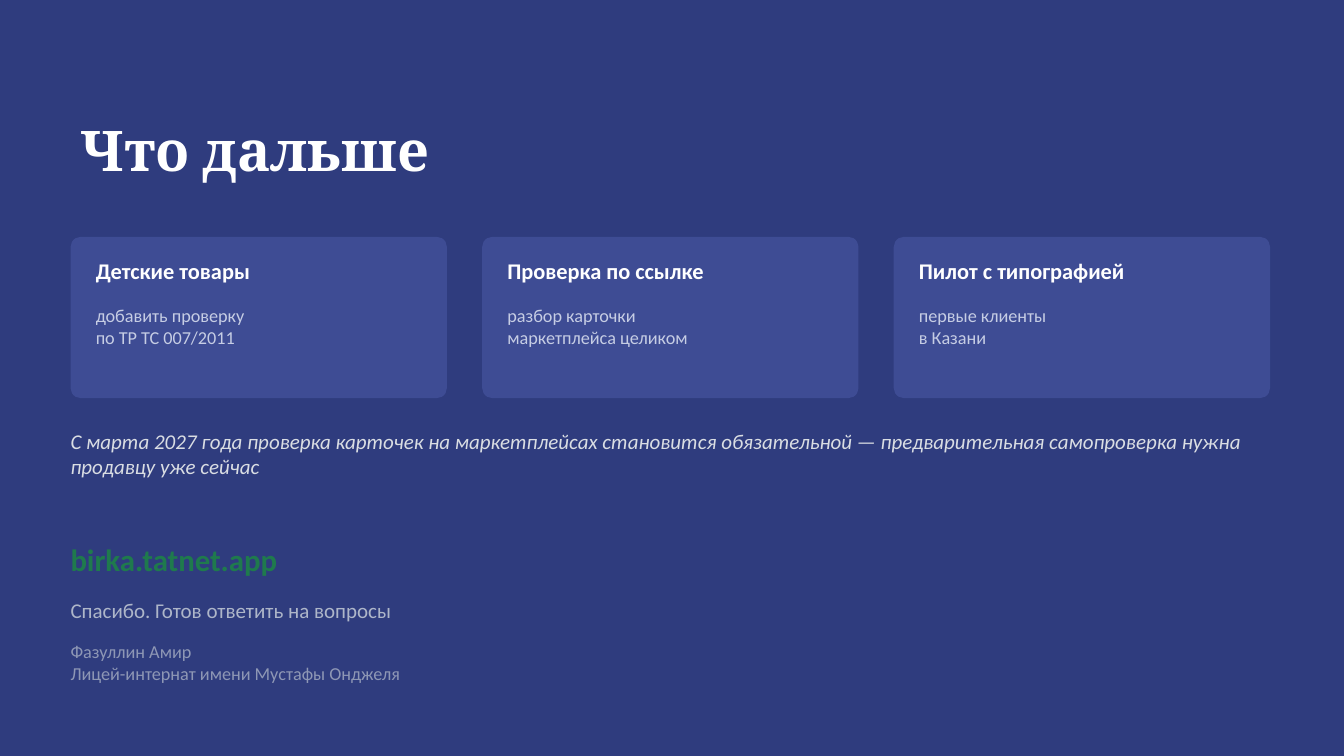
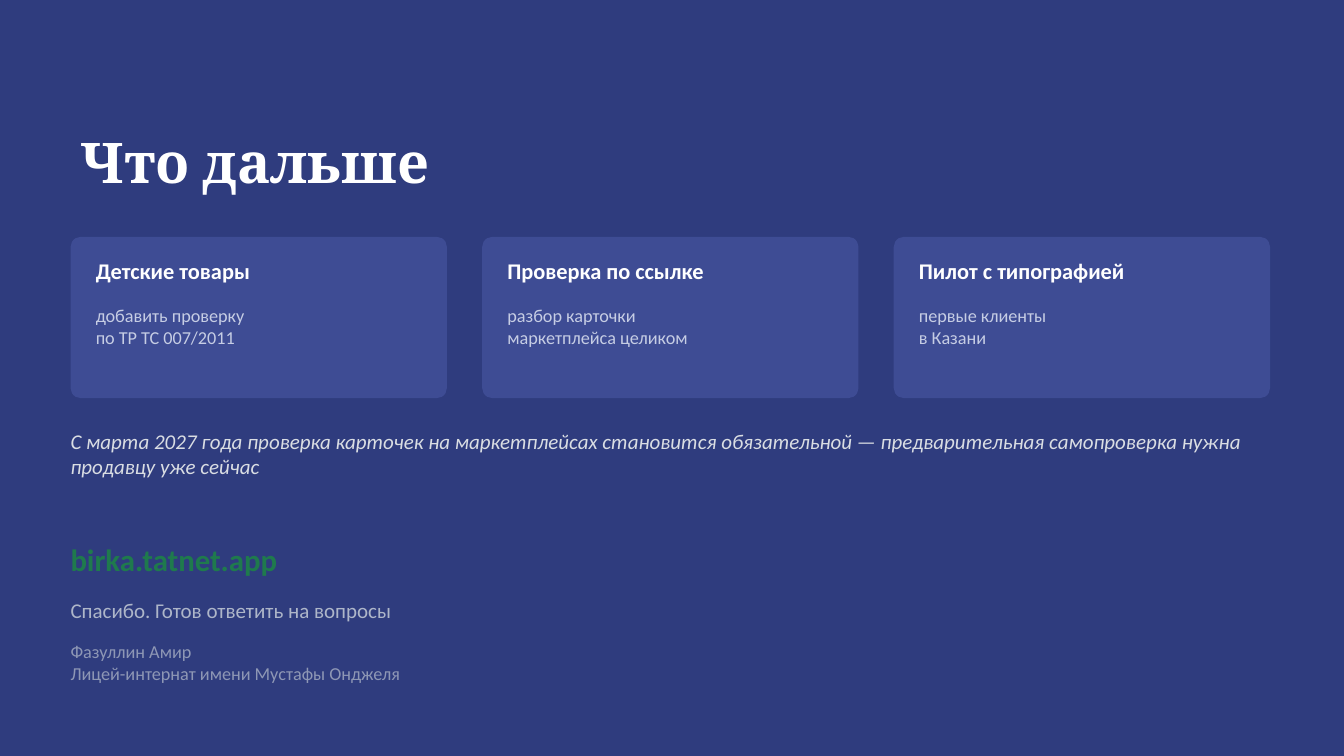
Before and after one commit to amirfazulen-byte/project, a slide deck: slide 7 of deck/Бирка.pptx. Drawn at 1344x756 pixels with LibreOffice and Linux fonts; fonts in the diff are those of the drawing. Boxes give left, top, right and bottom in pixels: in the first picture for what was removed or moved away, otherwise in the second. Text is boxed around its words. In the diff, an @@ line names an element or a change of style, - is before the commit and + after.

```diff
--- a/deck/Бирка.pptx
+++ b/deck/Бирка.pptx
@@ title "Что дальше" at (80,143,429,195): vertical alignment top to middle @@
```
Also in this commit, not shown: 2 other slides changed, 1 other file.
